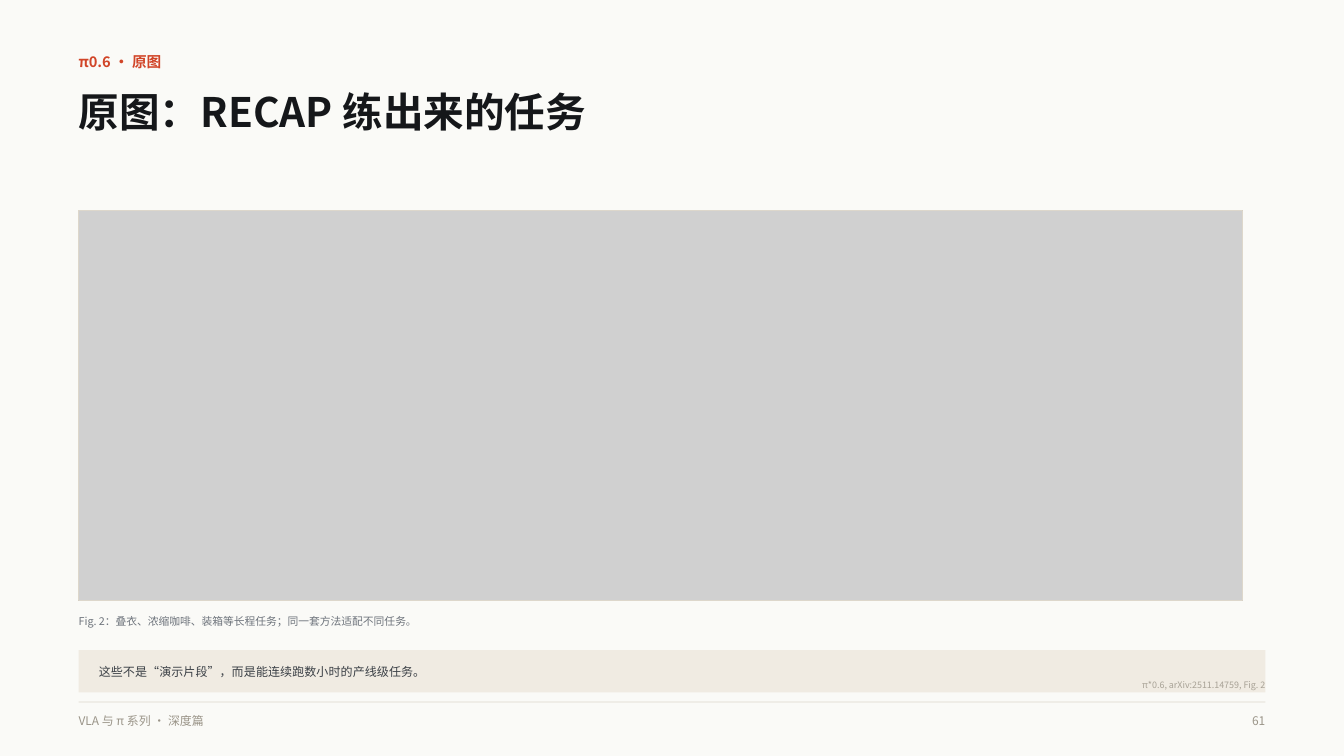
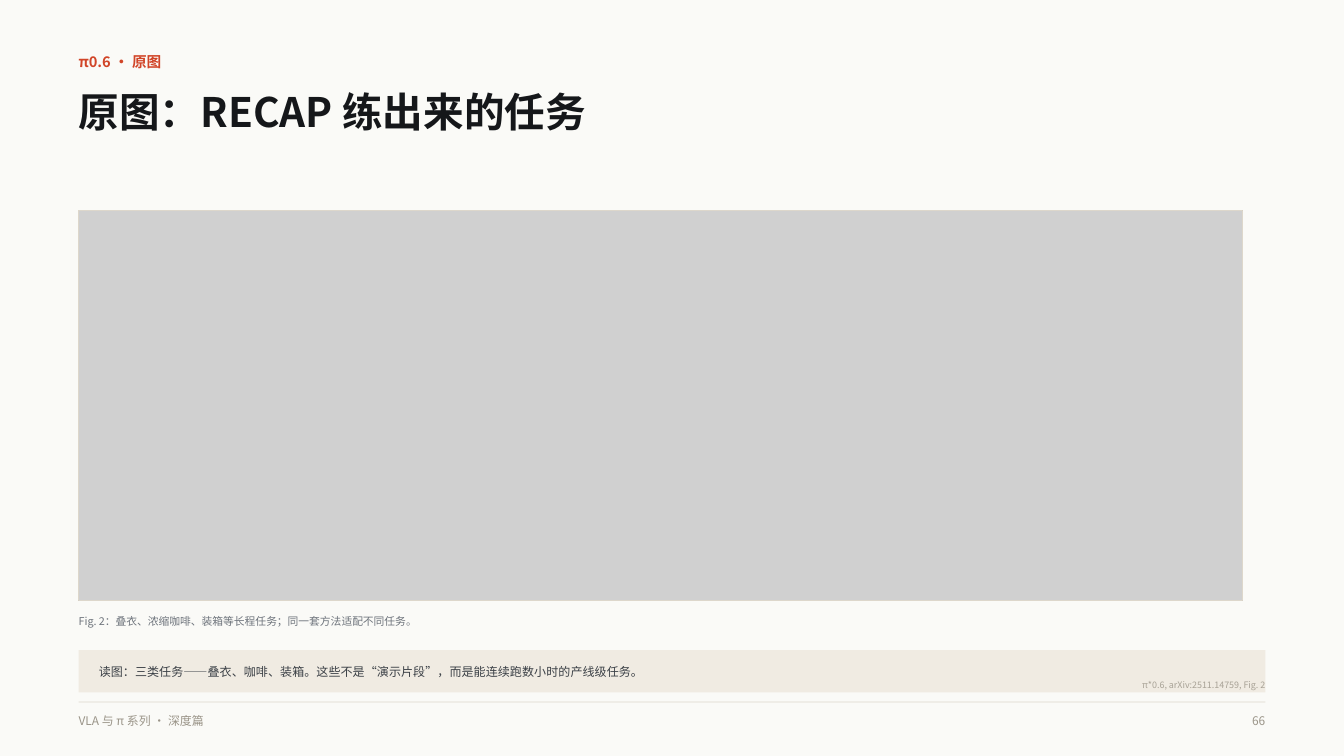
Before and after one commit to binbinao/ai-ppt-hub, a slide deck: slide 66 of decks/vla-pi-deep-dive/VLA与pi系列模型深度解析.pptx (slide 61 before the commit). Drawn at 1344x756 pixels with LibreOffice and Linux fonts; fonts in the diff are those of the drawing; grey boxes stand for pictures. Boxes give left, top, right and bottom in pixels: in the first picture for what was removed or moved away, otherwise in the second. Text is boxed around its words. In the diff, an @@ line names an element or a change of style, - is before the commit and + after.

```diff
--- a/decks/vla-pi-deep-dive/VLA与pi系列模型深度解析.pptx
+++ b/decks/vla-pi-deep-dive/VLA与pi系列模型深度解析.pptx
@@ text at box(99, 666, 643, 677): text changed @@
-这些不是“演示片段”，而是能连续跑数小时的产线级任务。
+读图：三类任务——叠衣、咖啡、装箱。这些不是“演示片段”，而是能连续跑数小时的产线级任务。
@@ text at box(1252, 716, 1265, 725): text changed @@
-61
+66
```
Also in this commit, not shown: 93 other slides changed, 11 slides added, 5 other files.
